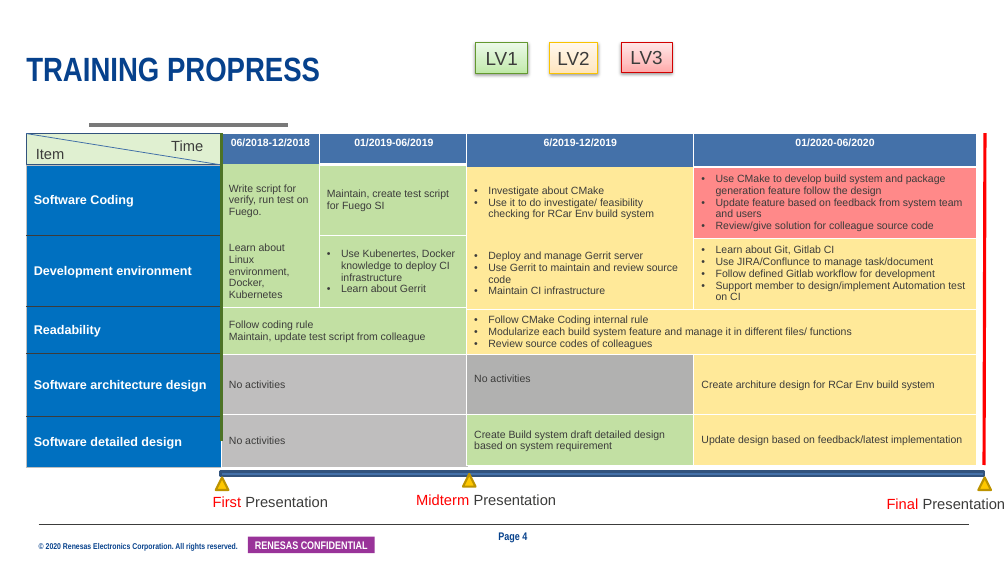
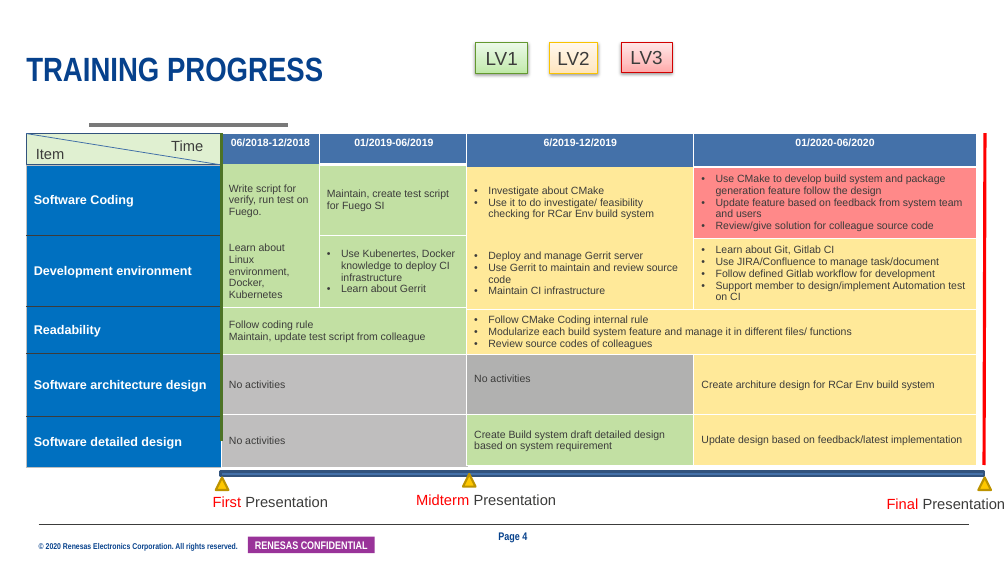
Before and after one commit to leefast/gerrit, a slide deck: slide 4 of 2278_PhatLe_RSS1_MentorMentee_27G_Final_v0.2.0.pptx. Drawn at 1008x567 pixels with LibreOffice and Linux fonts; fonts in the diff are those of the drawing; background and template pictures are left out. Boxes give left, top, right and bottom in pixels: in the first picture for what was removed or moved away, otherwise in the second. Text is boxed around its words. In the diff, an @@ line names an element or a change of style, - is before the commit and + after.

```diff
--- a/2278_PhatLe_RSS1_MentorMentee_27G_Final_v0.2.0.pptx
+++ b/2278_PhatLe_RSS1_MentorMentee_27G_Final_v0.2.0.pptx
@@ title at (26, 57, 323, 82): text changed @@
-TRAINING PROPRESS
+TRAINING PROGRESS
@@ table at (467, 133, 976, 466) @@
-row 3, column 2: Learn about Git, Gitlab CI / Use JIRA/Conflunce to manage task/document / Follow defined Gitlab workflow for development / Support member to design/implement Automation test on CI
+row 3, column 2: Learn about Git, Gitlab CI / Use JIRA/Confluence to manage task/document / Follow defined Gitlab workflow for development / Support member to design/implement Automation test on CI
```
Also in this commit, not shown: 4 other slides changed.
